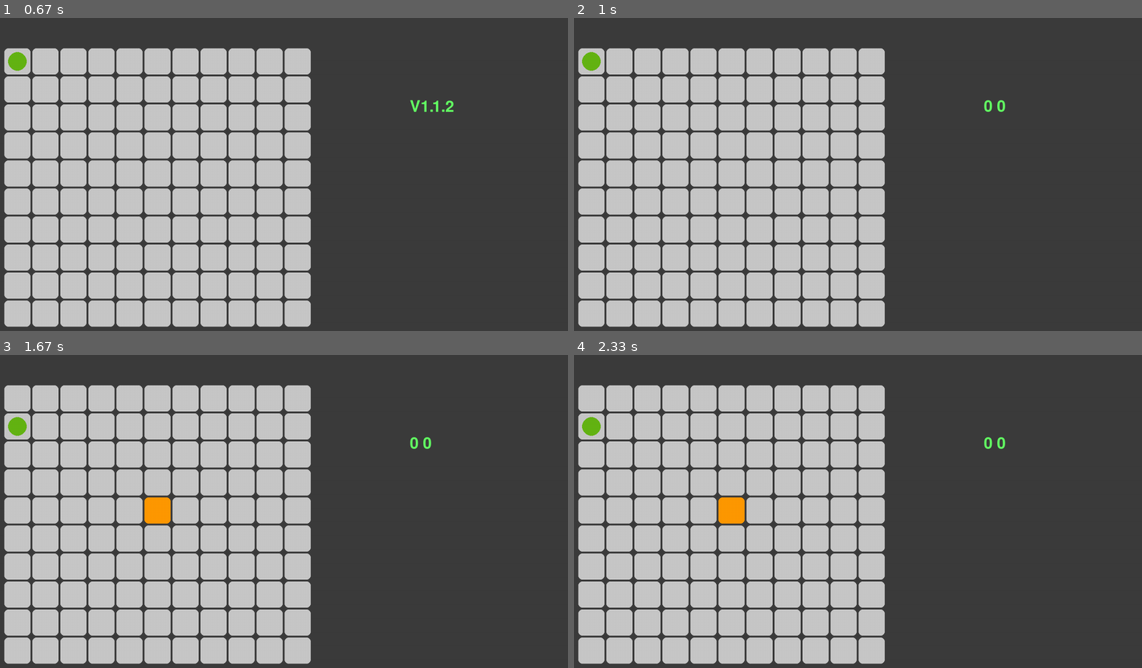
Above: before the commit, frames 1-4 (two rows, left to right).
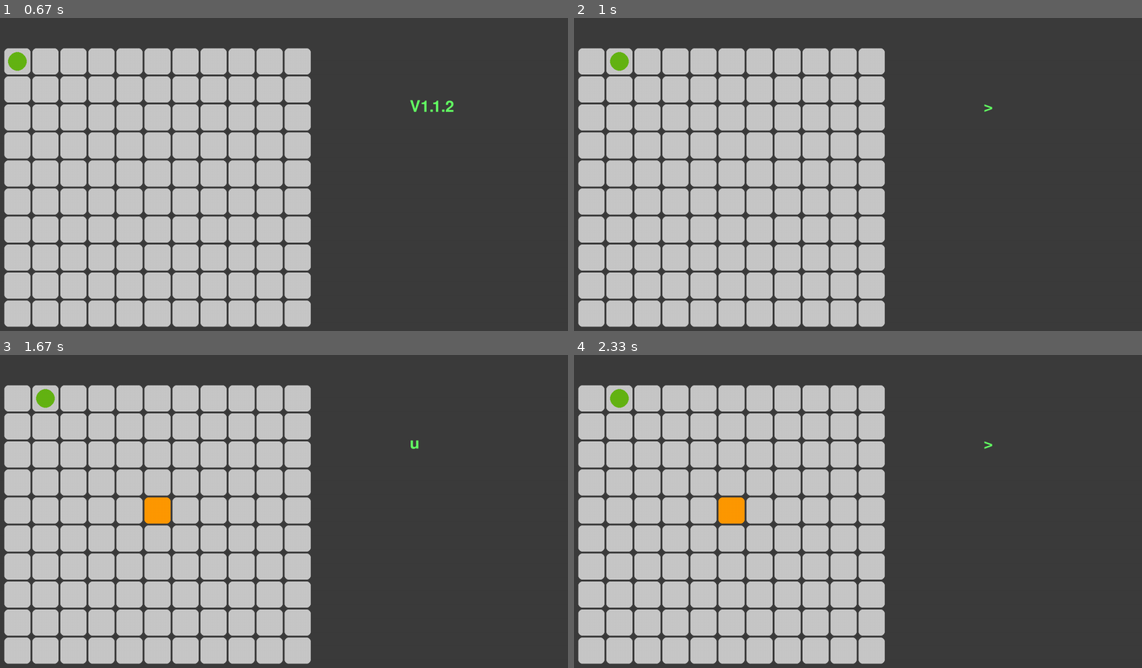
Above: after the commit, the same moments.

Repository: TeaGuardian/pygame-swipe
Game: pygame game, started from gameANPC_V1.1.2.py
The game is run twice, just before and just after one commit, with the same random seed, the same clock (stepped at 60 frames per second) and the same inputs.
Inputs (mouse positions are in pixels of both pictures, inside the frame that each line leads up to):
- Up to frame 1 (0.67 s): press the mouse at (289, 46) at 0.37 s; move the mouse to (318, 146) at 0.47 s; release the mouse at (346, 246) at 0.6 s
- Up to frame 2 (1 s): hold Right from 0.67 s (still down); move the mouse to (676, 124) at 0.7 s
- Up to frame 3 (1.67 s): release Right at 1.13 s; press the mouse at (289, 383) at 1.2 s; move the mouse to (323, 461) at 1.3 s; release the mouse at (357, 539) at 1.43 s; hold Up from 1.5 s (still down)
- Up to frame 4 (2.33 s): release Up at 1.8 s; press the mouse at (863, 383) at 1.87 s; move the mouse to (755, 442) at 1.97 s; release the mouse at (647, 502) at 2.1 s; hold Right from 2.17 s (still down)

Frame 1 is identical in both runs. In frame 2, 0.4% of the frame differs, in the area x 1-76%, y 10-31%; in frame 3, 0.4%; in frame 4, 0.4%.

Commit message:
corrected version V1.1.2

Diff:
--- a/gameANPC_V1.1.2.py
+++ b/gameANPC_V1.1.2.py
@@ -33,8 +33,12 @@
 
 
 def seecl(n1, event):
+    """из-за попытки сделать версию общей для пк и телефона могут возникать ошибки event has not type key,
+    в этом случае достаточно убрать ненужный тип управления из этой функции, или изменить параметр CR на True,
+    тогда версия перейдёт в телефонную"""
     while pygame.mouse.get_pressed()[0]:
         pass
+    CR = False
     n2 = pygame.mouse.get_pos()
     x, y = n1[0] - n2[0], n1[1] - n2[1]
     d = 1.4
@@ -46,7 +50,7 @@
         return '<'
     elif (x < 0 and abs(x) > abs(d * y)):
         return '>'
-    elif n1 == n2:
+    elif n1 == n2 and CR:
         return f'{x} {y}'
     elif event.key == pygame.K_DOWN:
         return 'v'
@@ -268,7 +272,7 @@
     serverSocket.bind((SERVER, PORT))
     serverSocket.listen(1)
     screen.fill(ora)
-    stext = font.render("WAITING", True, [255, 255, 255])
+    stext = font.render("WAITING FOR CLIENT", True, [255, 255, 255])
     screen.blit(stext, (200, 100))
     pygame.display.update()
     connectionSocket, addr = serverSocket.accept()
@@ -457,7 +461,7 @@
     running = 1
     clientSocket = socket.socket(socket.AF_INET, socket.SOCK_STREAM)
     screen.fill(ora)
-    stext = font.render("WAITING", True, [255, 255, 255])
+    stext = font.render("WAITING FOR SERVER", True, [255, 255, 255])
     screen.blit(stext, (200, 100))
     pygame.display.update()
 
